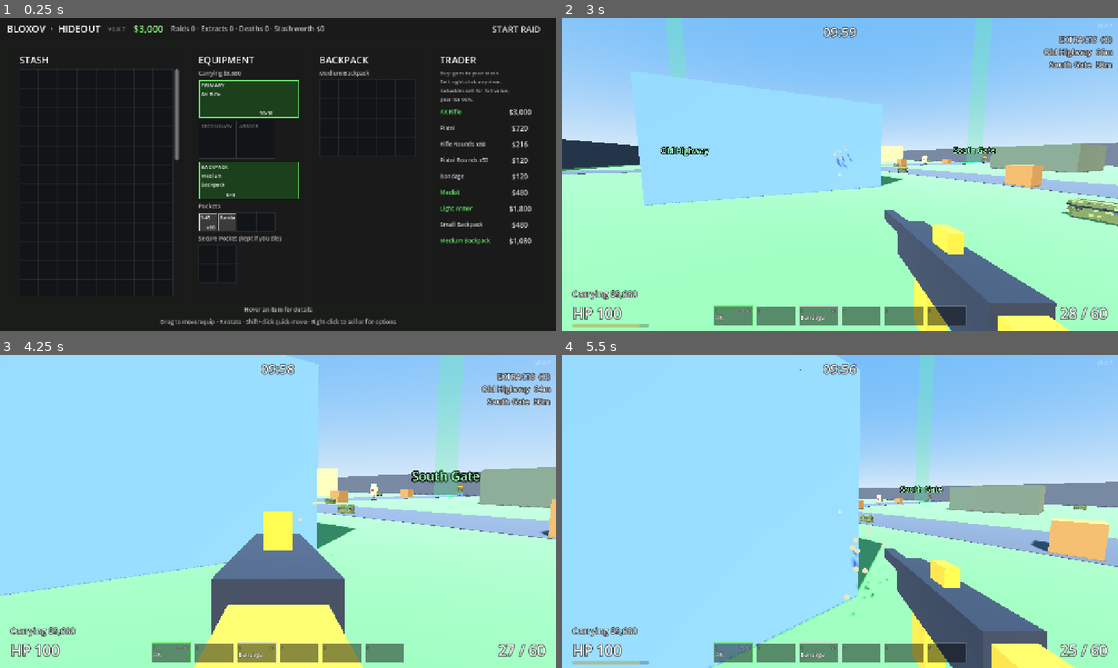
Above: before the commit, frames 1-4 (two rows, left to right).
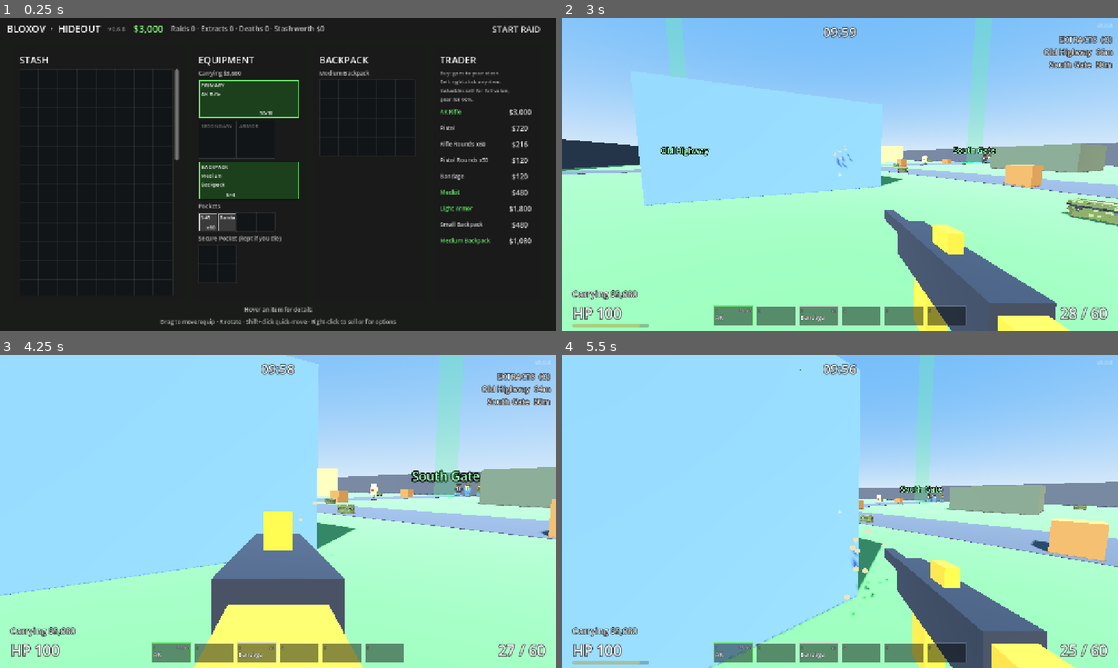
Above: after the commit, the same moments.

Repository: TavishHanda/Bloxov
Game: Godot game, scene res://scenes/hideout.tscn
Two runs of this game, one before a commit and one after it. Both use one fixed random seed, a clock stepped at 60 frames per second and the inputs below. Sound files missing from this copy of the repository are replaced by a short silence.
Inputs (mouse positions are in pixels of both pictures, inside the frame that each line leads up to):
- Up to frame 1 (0.25 s): no input
- Up to frame 2 (3 s): click "START RAID" at 0.5 s; click "PLAY" at 1.25 s; tap Enter at 2 s; move the mouse to (867, 174) at 2.02 s; press the mouse at (867, 174) at 2.03 s; hold W (move_forward) from 2.03 s (still down); tap V (melee) at 2.1 s; tap Space (jump) at 2.27 s; move the mouse to (812, 174) at 2.77 s; release the mouse at (812, 174) at 2.78 s; click (812, 174) at 2.85 s
- Up to frame 3 (4.25 s): keep holding W (move_forward); tap Space (jump) at 3.02 s; tap V (melee) at 3.05 s; move the mouse to (289, 505) at 3.52 s; hold Right mouse button (aim) from 3.53 s (still down); click (289, 505) at 3.8 s
- Up to frame 4 (5.5 s): keep holding W (move_forward); move the mouse to (834, 517) at 4.27 s; release Right mouse button (aim) at 4.28 s; tap C (crouch) at 4.35 s; click (834, 517) at 4.42 s; tap Space (jump) at 4.52, 5.27 s; tap V (melee) at 4.55 s; move the mouse to (878, 514) at 5.02 s; hold O (extracts) from 5.03 s (still down); click (878, 514) at 5.3 s

The runs differ from the first frame. In frame 1, less than 0.1% of the frame differs, in the area x 22-23%, y 2-5%; in frame 2, less than 0.1%; in frame 3, 0.1%, in the area x 81-99%, y 2-46%; in frame 4, less than 0.1%.

Commit message:
v0.6.8: player-like scavs (search crates without taking loot, distracted while searching, jog 1 in 3 legs)
Owner decisions: pretend looting only; AI PMCs don't extract. Also fixes scav hit-jolt and melee wind-up
leaning the wrong way (model faces -Z), found by rendering the looting pose.
Verified locally: smoke test passed 4 runs (new scav_looting section), main scene clean, rendered pose.

Claude-Session: https://claude.ai/code/session_01UD2sjGi5qVVaB7czBfXX2M

Diff:
--- a/project.godot
+++ b/project.godot
@@ -12,7 +12,7 @@
 
 config/name="Bloxov"
 config/description="Blocky voxel extraction shooter."
-config/version="0.6.7"
+config/version="0.6.8"
 run/main_scene="res://scenes/hideout.tscn"
 config/features=PackedStringArray("4.5", "GL Compatibility")
 
--- a/scripts/scav.gd
+++ b/scripts/scav.gd
@@ -32,6 +32,14 @@
 @export var patrol_speed := 0.55
 @export var patrol_pause_min := 2.0
 @export var patrol_pause_max := 6.0
+## Like a player: at a loot spot it stops and "searches" the container for a while (it doesn't take anything;
+## owner, 0.6.8). While searching it's distracted: slower to notice you.
+@export var loot_time_min := 3.0
+@export var loot_time_max := 6.0
+@export var spot_looting_mult := 1.6
+## Chance a patrol leg is a jog instead of a walk, and the jog speed (fraction of move_speed, ~3 m/s).
+@export var jog_chance := 0.33
+@export var jog_speed := 0.85
 
 @export_group("Spotting")
 ## Seconds a scav needs you in view before it notices you: quick up close, slow far away.
@@ -128,6 +136,11 @@
 ## Where an idle scav is patrolling to (only used while _wander_dir isn't zero), and for how long.
 var _wander_point := Vector3.ZERO
 var _patrol_time := 0.0
+## The loot container this patrol leg heads to (null = just a spot), whether it's jogging, and how long it
+## has left searching a container.
+var _patrol_container: Node3D = null
+var _patrol_jog := false
+var _looting_left := 0.0
 ## 0..1: how close it is to noticing you (fills while you're in view, drains when you're not).
 var _spot := 0.0
 var _state_time := 0.0
@@ -294,11 +307,14 @@
 	_flinch_left -= delta
 	_lunge_left -= delta
 	# Visible jolt when hit: the body snaps back and settles. Bash: leans back to wind up, then lunges.
-	var tilt := -0.3 * maxf(_flinch_left - (flinch_time - 0.25), 0.0) / 0.25
+	# (The model faces -Z, so a positive X rotation tips it backward and a negative one forward.)
+	var tilt := 0.3 * maxf(_flinch_left - (flinch_time - 0.25), 0.0) / 0.25
+	if _looting_left > 0.0 and state == State.IDLE:
+		tilt -= 0.35  # leaning in, searching a container
 	if _windup_left > 0.0:
-		tilt -= 0.35 * (1.0 - _windup_left / melee_windup)
+		tilt += 0.35 * (1.0 - _windup_left / melee_windup)
 	elif _lunge_left > 0.0:
-		tilt += 0.4
+		tilt -= 0.4
 	model.rotation.x = tilt
 	var flashing := _hit_flash_time > 0.0
 	if flashing != _flashing:
@@ -316,6 +332,8 @@
 	var t := lerpf(spot_time_near, spot_time_far, clampf((dist - 5.0) / maxf(sight_range - 5.0, 1.0), 0.0, 1.0))
 	if _target.is_crouching:
 		t *= spot_crouch_mult
+	if _looting_left > 0.0:
+		t *= spot_looting_mult
 	if _target.is_sprinting():
 		t *= spot_sprint_mult
 	elif _target.horizontal_speed() < 0.5:
@@ -337,6 +355,7 @@
 ## Spotted (or got shot by) someone at `known_pos`: radio it in and get ready to fight.
 func _alert(known_pos: Vector3) -> void:
 	_spot = 0.0
+	_looting_left = 0.0
 	_last_seen = known_pos
 	_set_state(State.ALERT)
 	Effects.sound_at(get_tree().current_scene, ALERT_SOUND, global_position, -2.0, 0.05)
@@ -509,6 +528,9 @@
 func _wander(delta: float) -> Vector3:
 	if _wander_dir == Vector3.ZERO:
 		_wander_time -= delta
+		_looting_left -= delta
+		if _looting_left > 0.0 and is_instance_valid(_patrol_container):
+			_face(_flat(_patrol_container.global_position - global_position), delta, 4.0)
 		if _wander_time > 0.0:
 			return Vector3.ZERO
 		_wander_point = _pick_patrol_point()
@@ -520,9 +542,14 @@
 	_patrol_time += delta
 	if _arrived(_wander_point) or _patrol_time > 45.0:
 		_wander_dir = Vector3.ZERO
-		_wander_time = randf_range(patrol_pause_min, patrol_pause_max)
+		if is_instance_valid(_patrol_container) and _flat(_patrol_container.global_position - global_position).length() < 3.5:
+			# At a container: search it for a while, like a player would.
+			_looting_left = randf_range(loot_time_min, loot_time_max)
+			_wander_time = _looting_left + 0.5
+		else:
+			_wander_time = randf_range(patrol_pause_min, patrol_pause_max)
 		return Vector3.ZERO
-	var move := _path_velocity(_wander_point, move_speed * patrol_speed)
+	var move := _path_velocity(_wander_point, move_speed * (jog_speed if _patrol_jog else patrol_speed))
 	_face(move, delta, 4.0)
 	return move
 
@@ -530,12 +557,14 @@
 func _pick_patrol_point() -> Vector3:
 	var map := get_world_3d().navigation_map
 	var spots := get_tree().get_nodes_in_group("loot_containers")
+	_patrol_jog = randf() < jog_chance
 	for attempt in 6:
 		var spot: Vector3
+		_patrol_container = null
 		if not spots.is_empty() and randf() < 0.65:
-			var container := spots.pick_random() as Node3D
-			spot = container.global_position + Vector3(randf_range(-2.0, 2.0), 0.0, randf_range(-2.0, 2.0))
-			spot = NavigationServer3D.map_get_closest_point(map, spot)
+			_patrol_container = spots.pick_random() as Node3D
+			# Walk up next to it (the closest walkable point to the container).
+			spot = NavigationServer3D.map_get_closest_point(map, _patrol_container.global_position)
 		else:
 			spot = NavigationServer3D.map_get_random_point(map, 1, false)
 		if spot != Vector3.ZERO and _flat(spot - global_position).length() > 6.0:
--- a/tests/smoke_test.gd
+++ b/tests/smoke_test.gd
@@ -17,7 +17,7 @@
 
 ## Every section, in the order they run.
 const SECTIONS: Array[String] = [
-	"shoot", "reload", "ads", "accuracy", "recoil", "ttk", "scav_shoots", "knife", "scav_hit", "senses", "spotting", "close_range", "melee", "spawn_budget", "pathing", "patrol",
+	"shoot", "reload", "ads", "accuracy", "recoil", "ttk", "scav_shoots", "knife", "scav_hit", "senses", "spotting", "close_range", "melee", "spawn_budget", "pathing", "patrol", "scav_looting",
 	"movement", "stealth", "jump", "containers", "crate_model", "characters", "grid", "inventory",
 	"equipment", "loot_ui", "dropped_gun", "heal", "extract", "death", "profile", "hideout", "settings",
 	"ghost_stack", "owner_rules",
@@ -1038,6 +1038,45 @@
 	scav.queue_free()
 
 
+func _section_scav_looting() -> void:
+	# Like a player, a patrolling scav stops at a loot container and searches it, but takes nothing (owner).
+	player.teleport_to(Vector3(-30, 0.1, -30))
+	var crate := main.get_node("Loot/Crate0") as LootContainer
+	var before: int = crate.grid.stacks.size()
+	var scav := _spawn(SCAV_SCENE, crate.global_position + Vector3(6, 0.1, 0)) as Scav
+	await physics_frame
+	scav._wander_dir = Vector3.ZERO
+	scav._wander_time = 0.0
+	scav.jog_chance = 0.0
+	# Force this patrol leg to the crate.
+	var map := scav.get_world_3d().navigation_map
+	var looted := false
+	for i in 60 * 15:
+		if scav._wander_dir == Vector3.ZERO and scav._wander_time <= 0.0 and not looted:
+			scav._wander_point = NavigationServer3D.map_get_closest_point(map, crate.global_position)
+			scav._patrol_container = crate
+			scav._wander_dir = Vector3.FORWARD
+			scav._patrol_time = 0.0
+		await physics_frame
+		if scav._looting_left > 0.0:
+			looted = true
+			break
+	_check(looted and scav.state == Scav.State.IDLE, "a patrolling scav stops to search a crate")
+	var after: int = crate.grid.stacks.size()
+	_check(after == before, "...but takes nothing from it (%d -> %d stacks)" % [before, after])
+	scav.queue_free()
+	# About a third of patrol legs are jogs.
+	var tester := _spawn(SCAV_SCENE, Vector3(30, 0.1, 30)) as Scav
+	await physics_frame
+	var jogs := 0
+	for i in 90:
+		tester._pick_patrol_point()
+		if tester._patrol_jog:
+			jogs += 1
+	_check(jogs > 15 and jogs < 45, "about 1 in 3 patrol legs is a jog (%d of 90)" % jogs)
+	tester.queue_free()
+
+
 # --- Helpers -------------------------------------------------------------------
 
 ## Points the player's camera at `target` with no recoil.
Not shown, changed: CHANGELOG.md
Not shown, changed: docs/SCAVS_PLAN.md
